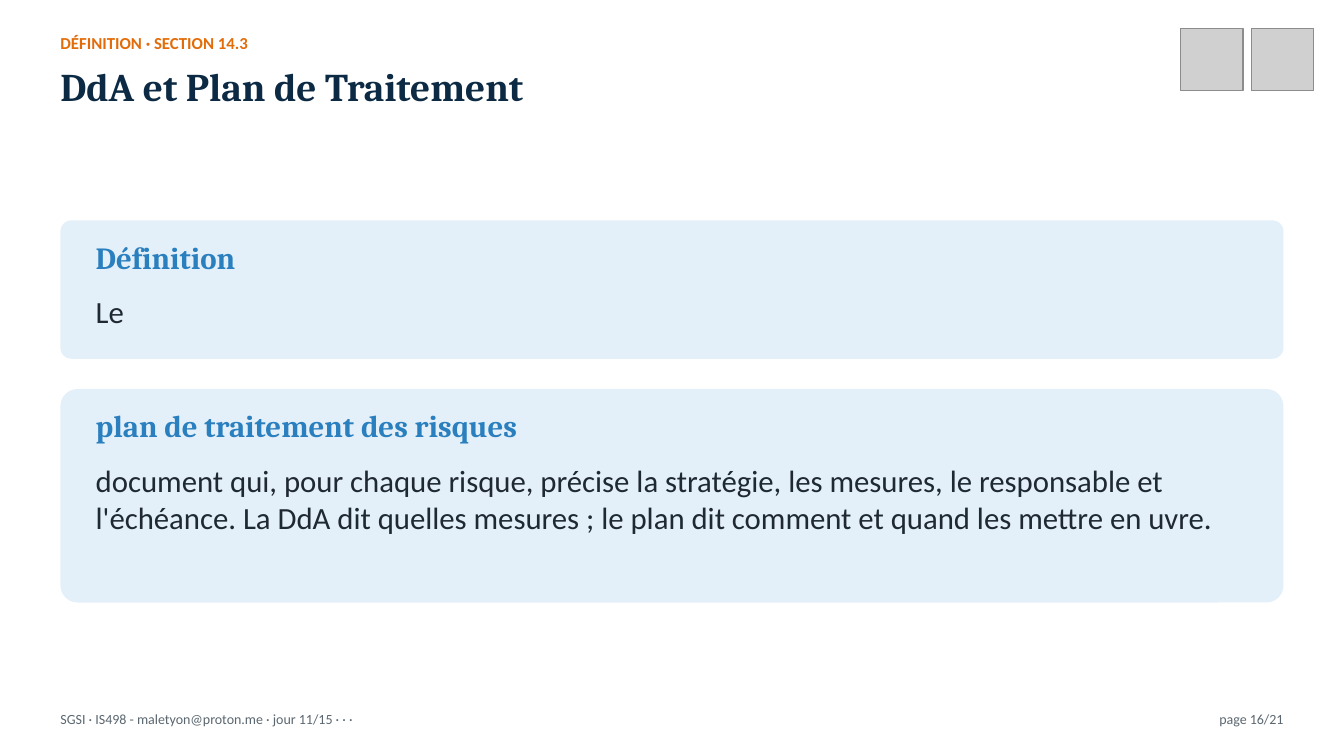
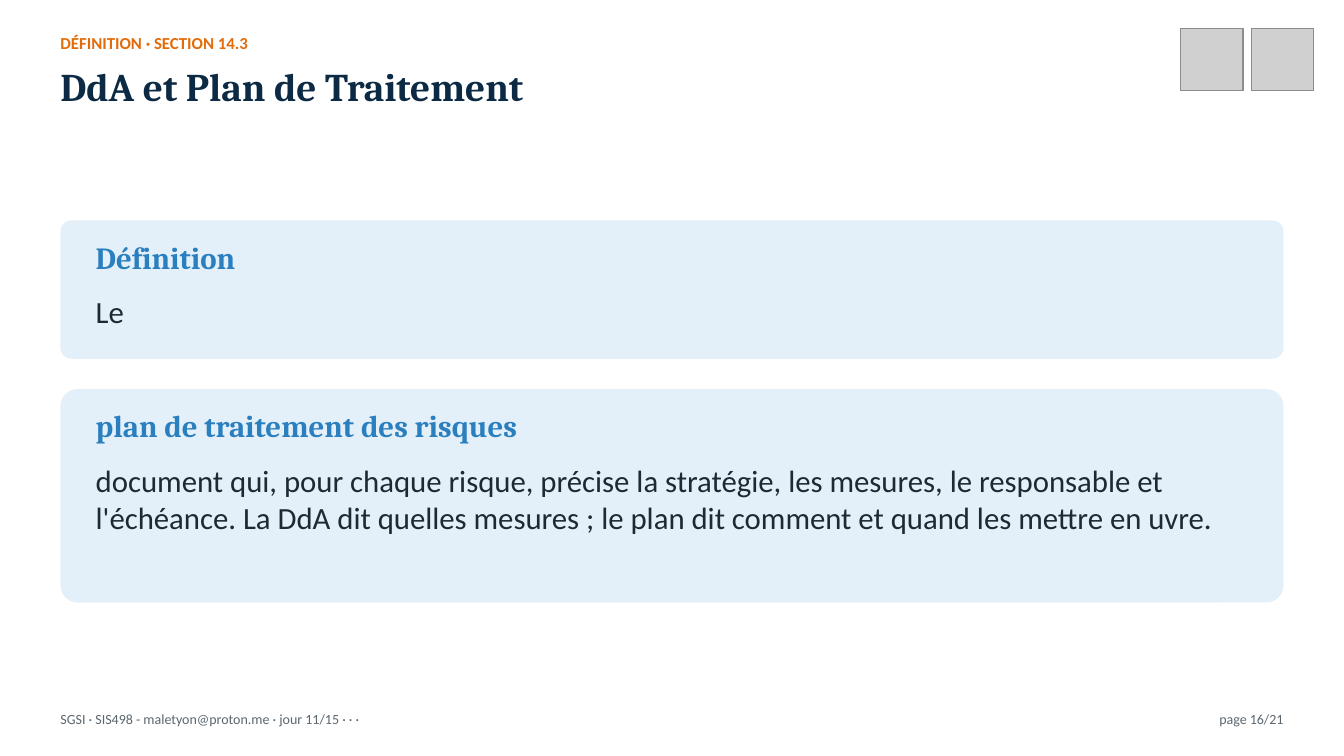
Before and after one commit to MaletYon/cours-sgsi, a slide deck: slide 16 of Présentation/SGSI_J11.pptx. Drawn at 1344x756 pixels with LibreOffice and Linux fonts; fonts in the diff are those of the drawing; grey boxes stand for pictures. Boxes give left, top, right and bottom in pixels: in the first picture for what was removed or moved away, otherwise in the second. Text is boxed around its words. In the diff, an @@ line names an element or a change of style, - is before the commit and + after.

Commit message:
SGSI : code de l'UE harmonisé en SIS498 (livre, présentations, NDAP SUKULU)

```diff
--- a/Présentation/SGSI_J11.pptx
+++ b/Présentation/SGSI_J11.pptx
@@ text at (x1=60, y1=714, x2=339, y2=727): text changed @@
-SGSI · IS498 - maletyon@proton.me · jour 11/15 · · ·
+SGSI · SIS498 - maletyon@proton.me · jour 11/15 · · ·
```
Also in this commit, not shown: 18 other slides changed, 32 other files.
